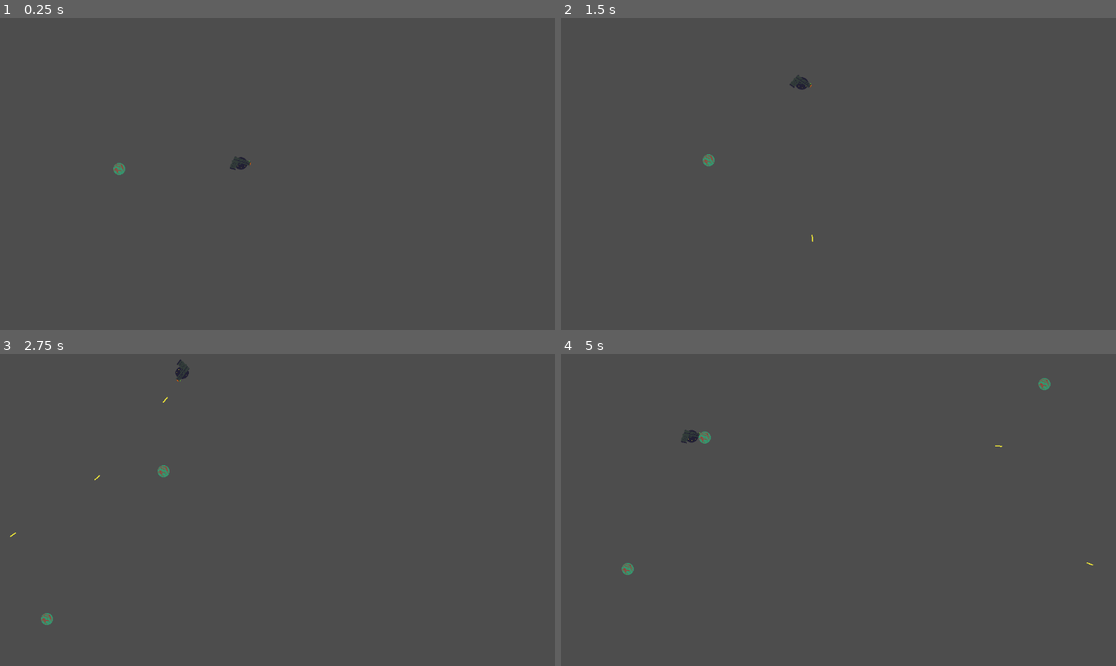
Above: before the commit, frames 1-4 (two rows, left to right).
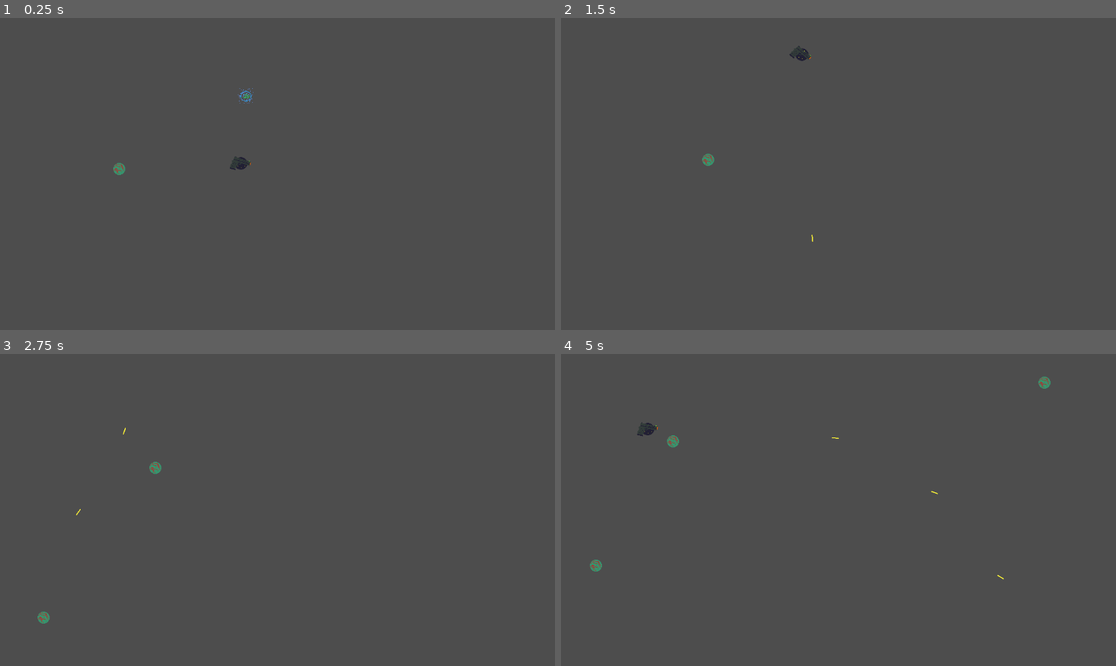
Above: after the commit, the same moments.

Repository: JaronYankey/project-z
Game: Godot game, scene res://Scenes/main.tscn
Same seed, same stepped clock (60 frames per second), same inputs: the game is played once before the commit and once after it.
Inputs (mouse positions are in pixels of both pictures, inside the frame that each line leads up to):
- Up to frame 1 (0.25 s): no input
- Up to frame 2 (1.5 s): move the mouse to (810, 236) at 0.52 s; press the mouse at (810, 236) at 0.53 s; hold W (up) from 0.53 s (still down); move the mouse to (1005, 220) at 1.27 s; release the mouse at (1005, 220) at 1.28 s; click (1005, 220) at 1.35 s
- Up to frame 3 (2.75 s): move the mouse to (111, 463) at 2.02 s; release W (up) at 2.03 s; press the mouse at (111, 463) at 2.03 s; hold A (left) from 2.03 s (still down)
- Up to frame 4 (5 s): move the mouse to (866, 510) at 2.77 s; release the mouse at (866, 510) at 2.78 s; click (866, 510) at 2.85 s; move the mouse to (755, 432) at 3.52 s; release A (left) at 3.53 s; press the mouse at (755, 432) at 3.53 s; hold S (down) 3.53-4.28 s; move the mouse to (960, 494) at 4.27 s; release the mouse at (960, 494) at 4.28 s; hold D (right) from 4.28 s (still down); click (960, 494) at 4.35 s

The runs differ from the first frame. In frame 1, less than 0.1% of the frame differs, in the area x 42-46%, y 22-28%; in frame 2, 0.2%; in frame 3, 0.3%; in frame 4, 0.6%, in the area x 5-96%, y 7-73%.

Commit message:
Hopefully fixed issue with missing dependancies

Diff:
--- a/Scenes/nimble_power.tscn
+++ b/Scenes/nimble_power.tscn
@@ -1,6 +1,7 @@
-[gd_scene load_steps=3 format=3 uid="uid://c87lae6frmbbr"]
+[gd_scene load_steps=4 format=3 uid="uid://c87lae6frmbbr"]
 
 [ext_resource type="Script" uid="uid://b15x0sedun84k" path="res://Scripts/nimble_power.gd" id="1_n2s6w"]
+[ext_resource type="Texture2D" uid="uid://duodya0yjxoqc" path="res://Assests/Art/nimble_test.png" id="2_wfcmp"]
 
 [sub_resource type="CircleShape2D" id="CircleShape2D_wfcmp"]
 radius = 12.0
@@ -10,6 +11,7 @@
 metadata/_edit_group_ = true
 
 [node name="Sprite2D" type="Sprite2D" parent="."]
+texture = ExtResource("2_wfcmp")
 
 [node name="CollisionShape2D" type="CollisionShape2D" parent="."]
 shape = SubResource("CircleShape2D_wfcmp")
--- a/Scripts/nimble_power.gd
+++ b/Scripts/nimble_power.gd
@@ -1 +1,8 @@
 extends Area2D
+
+
+
+func _on_body_entered(body):
+	if body.is_in_group("player"):
+		body.speed = 400
+		queue_free()
Binary file added: Assests/Art/nimble_test.png
Not shown, added: Assests/Art/nimble_test.png.import
